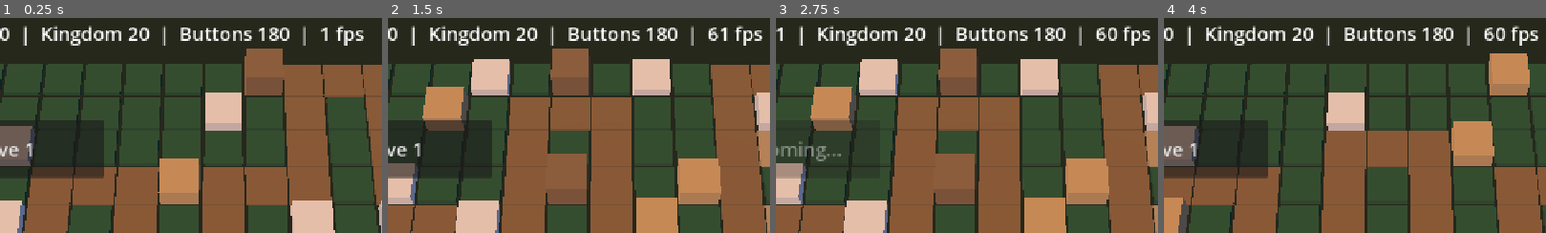
Above: before the commit, frames 1-4 (left to right).
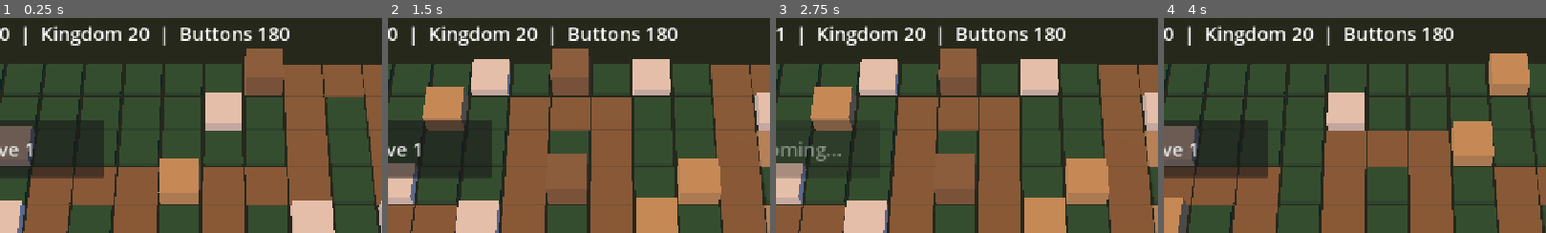
Above: after the commit, the same moments.

Repository: juanpalopez/psychic-bassoon
Game: Godot game, scene res://main.tscn
The game is run twice, just before and just after one commit, with the same random seed, the same clock (stepped at 60 frames per second) and the same inputs.
Inputs:
- Up to frame 1 (0.25 s): no input
- Up to frame 2 (1.5 s): click "Start wave 1" at 0.5 s; click "Next seed" at 1.25 s
- Up to frame 3 (2.75 s): click "Start wave 1" at 2 s
- Up to frame 4 (4 s): click "Next seed" at 2.75 s; click "Next seed" at 3.5 s
The pictures show only the part of the screen within x 21-71%, y 2-52%; the shares and areas given below are measured in that part.

The runs differ from the first frame. In frame 1, 0.4% of the frame differs, in the area x 79-96%, y 3-13%; in frame 2, 0.6%; in frame 3, 0.6%, in the area x 79-98%, y 3-13%; in frame 4, 0.6%.

Commit message:
fix(render): shorten the info line, move the message and pin more blends
Refs #175

Co-Authored-By: Claude Sonnet 5.5 <noreply@anthropic.com>

Diff:
--- a/godot/main.gd
+++ b/godot/main.gd
@@ -60,14 +60,13 @@
 	_message_left = maxf(0.0, _message_left - delta)
 	_message.visible = _message_left > 0.0
 	_info.text = (
-		"%sSeed %d  |  Wave %d  |  Kingdom %d  |  Buttons %d  |  %d fps"
+		"%sSeed %d  |  Wave %d  |  Kingdom %d  |  Buttons %d"
 		% [
 			"GAME OVER  |  " if _game.over else "",
 			_game.seed,
 			_game.wave,
 			_game.kingdom_health,
 			_game.buttons,
-			Engine.get_frames_per_second(),
 		]
 	)
 
--- a/godot/main.tscn
+++ b/godot/main.tscn
@@ -44,6 +44,7 @@
 [node name="Hud" type="CanvasLayer" parent="."]
 
 [node name="Info" type="Label" parent="Hud"]
+clip_text = true
 offset_left = 20.0
 offset_top = 16.0
 offset_right = 1100.0
@@ -71,11 +72,13 @@
 [node name="Message" type="Label" parent="Hud"]
 visible = false
 anchor_left = 0.5
+anchor_top = 1.0
 anchor_right = 0.5
+anchor_bottom = 1.0
 offset_left = -400.0
-offset_top = 16.0
+offset_top = -96.0
 offset_right = 400.0
-offset_bottom = 64.0
+offset_bottom = -40.0
 grow_horizontal = 2
 theme_override_font_sizes/font_size = 32
 horizontal_alignment = 1
--- a/godot/tests/render/test_foes_view.gd
+++ b/godot/tests/render/test_foes_view.gd
@@ -164,3 +164,45 @@
 	var expected := BoardSpace.point_to_world(2.5, 8.0)
 	assert_almost_eq(_at(view, "scrapGoblin", 0).x, expected.x, 1e-5)
 	assert_almost_eq(_at(view, "scrapGoblin", 0).z, expected.z, 1e-5)
+
+
+func test_the_multimeshes_carry_colours_and_3d_transforms() -> void:
+	var view := _view()
+	for type in FOES.FOE_IDS:
+		var multimesh := _multimesh(view, type)
+		assert_true(multimesh.use_colors, type)
+		assert_eq(multimesh.transform_format, MultiMesh.TRANSFORM_3D, type)
+
+
+func test_two_ticks_between_updates_blend_over_the_two_tick_walk() -> void:
+	var view := _view()
+	var foe := _foe(0, "scrapGoblin", 4.5, 3.0)
+	view.update(_game_with([foe] as Array[Foe], 1), 1.0)
+	foe.y = 5.0
+	var game := _game_with([foe] as Array[Foe], 3)
+	view.update(game, 0.5)
+	assert_almost_eq(_at(view, "scrapGoblin", 0).x, BoardSpace.point_to_world(4.5, 4.0).x, 1e-5)
+
+
+func test_updating_twice_on_the_same_tick_does_not_move_the_foe() -> void:
+	var view := _view()
+	var foe := _foe(0, "scrapGoblin", 4.5, 3.0)
+	view.update(_game_with([foe] as Array[Foe], 1), 1.0)
+	foe.y = 4.0
+	var game := _game_with([foe] as Array[Foe], 2)
+	view.update(game, 0.25)
+	var first := _at(view, "scrapGoblin", 0)
+	view.update(game, 0.25)
+	assert_eq(_at(view, "scrapGoblin", 0), first)
+
+
+func test_a_foe_that_appears_mid_run_starts_in_place_beside_a_walking_one() -> void:
+	var view := _view()
+	var walker := _foe(0, "scrapGoblin", 4.5, 3.0)
+	view.update(_game_with([walker] as Array[Foe], 1), 1.0)
+	walker.y = 4.0
+	var newcomer := _foe(1, "scrapGoblin", 2.5, 0.5)
+	view.update(_game_with([walker, newcomer] as Array[Foe], 2), 0.0)
+	assert_almost_eq(_at(view, "scrapGoblin", 0).x, BoardSpace.point_to_world(4.5, 3.0).x, 1e-5)
+	assert_almost_eq(_at(view, "scrapGoblin", 1).x, BoardSpace.point_to_world(2.5, 0.5).x, 1e-5)
+	assert_almost_eq(_at(view, "scrapGoblin", 1).z, BoardSpace.point_to_world(2.5, 0.5).z, 1e-5)
--- a/godot/tests/test_waves_greybox.gd
+++ b/godot/tests/test_waves_greybox.gd
@@ -88,11 +88,15 @@
 	assert_string_contains((main.get_node("Hud/LaunchWave") as Button).text, "Start wave 1")
 
 
-func test_foes_are_drawn_with_few_draw_calls() -> void:
+func test_the_info_line_is_short_enough_for_a_phone_even_at_game_over() -> void:
 	var main := await _main()
-	var view := main.get_node("Foes") as FoesView
-	var multimeshes := 0
-	for child in view.get_children():
-		if child is MultiMeshInstance3D:
-			multimeshes += 1
-	assert_eq(multimeshes, 3)
+	var game: GameState = main.game()
+	game.over = true
+	game.wave = 99
+	game.kingdom_health = 20
+	game.buttons = 99999
+	main._process(0.05)
+	var text := (main.get_node("Hud/Info") as Label).text
+	# about 16 px per character at font 32 in a 1080 px label: stay under 60
+	assert_lt(text.length(), 66)
+	assert_true((main.get_node("Hud/Info") as Label).clip_text)
Not shown, changed: README.md
Not shown, changed: docs/PLAN.md
